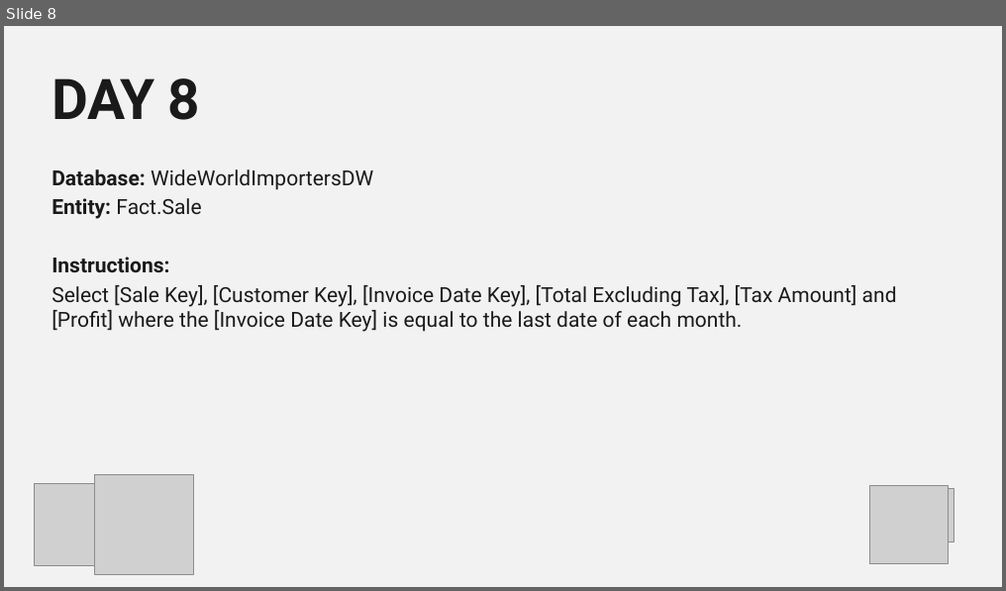
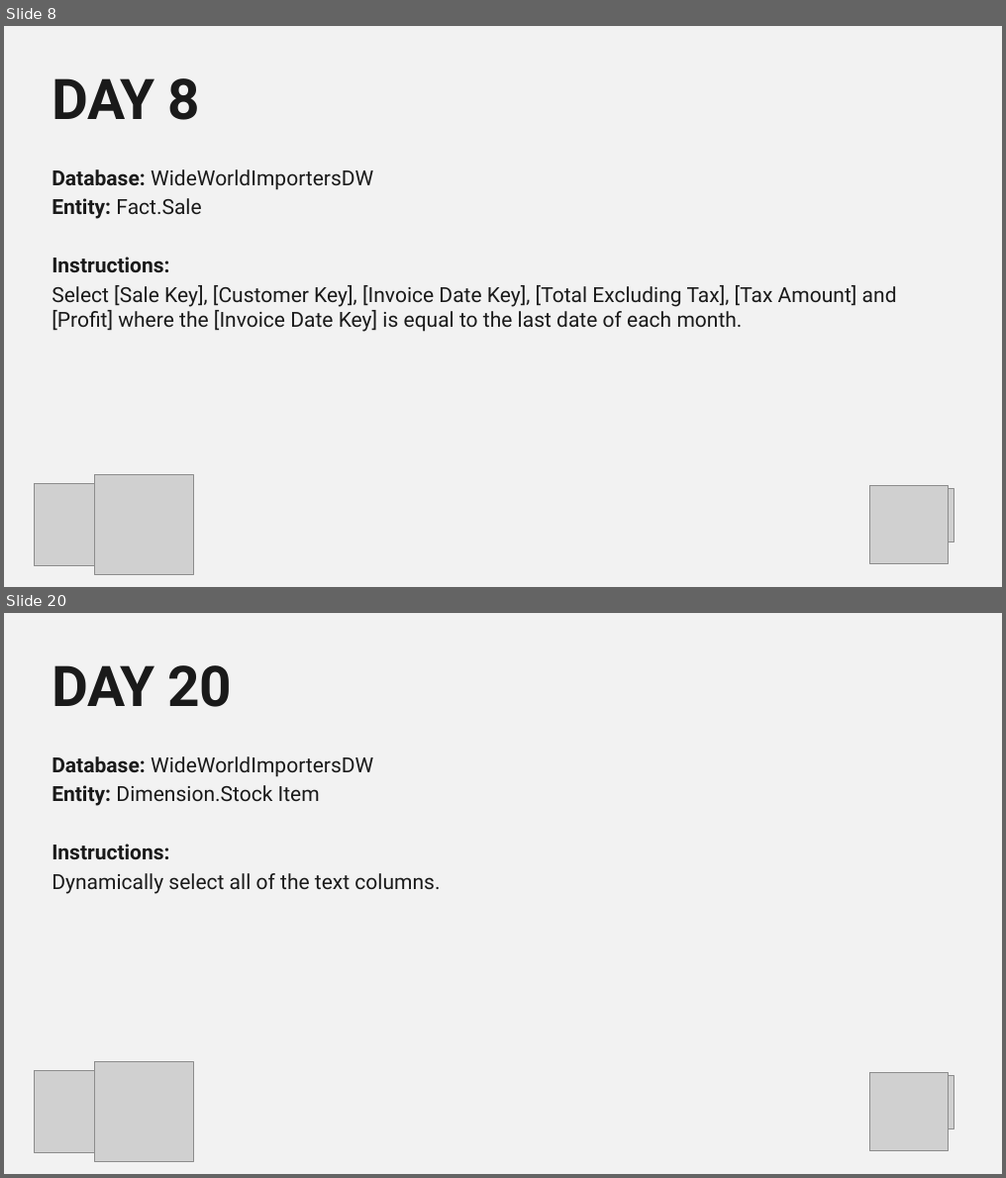
Before and after one commit to itsnotaboutthecell/powerquerym, a slide deck: #30DQUERY/Challengers Master.pptx. Shown one above the other, each under a label of ours: slide 8 before the commit, slides 8 and 20 after it; the slides between them are not shown. The pictures are 1006x591 and 1006x1178 pixels, drawn with LibreOffice and Linux fonts; fonts in the diff are those of the drawing; grey boxes stand for pictures; background and template pictures are left out. Boxes give left, top, right and bottom in pixels: in the first picture for what was removed or moved away, otherwise in the second. Text is boxed around its words. In the diff, an @@ line names an element or a change of style, - is before the commit and + after.

```diff
--- a/#30DQUERY/Challengers Master.pptx
+++ b/#30DQUERY/Challengers Master.pptx
@@ slide 20 added at (x1=4, y1=613, x2=1002, y2=1174), background #F2F2F2 @@
@@ title added at (x1=53, y1=665, x2=232, y2=707), 54 pt, text #1A1A1A, bold @@
+DAY 20
@@ text added at (x1=52, y1=757, x2=440, y2=894), 20 pt, text #1A1A1A @@
+Database: WideWorldImportersDW
+Entity: Dimension.Stock Item
+Instructions:
+Dynamically select all of the text columns.
@@ picture added at (x1=34, y1=1071, x2=116, y2=1154) @@
@@ picture added at (x1=94, y1=1062, x2=193, y2=1161) @@
@@ picture added at (x1=870, y1=1072, x2=948, y2=1151) @@
@@ picture added at (x1=924, y1=1075, x2=954, y2=1130) @@
```
Also in this commit, not shown: 11 other slides added.
